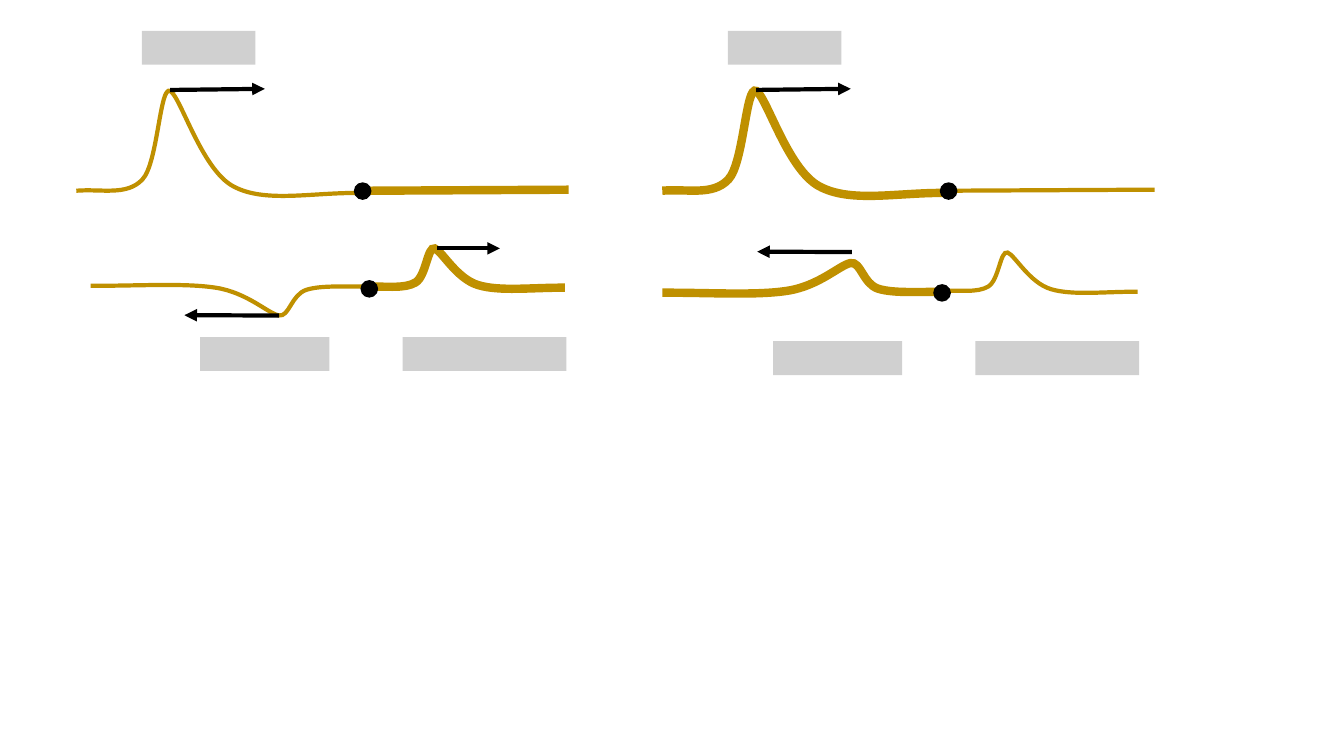
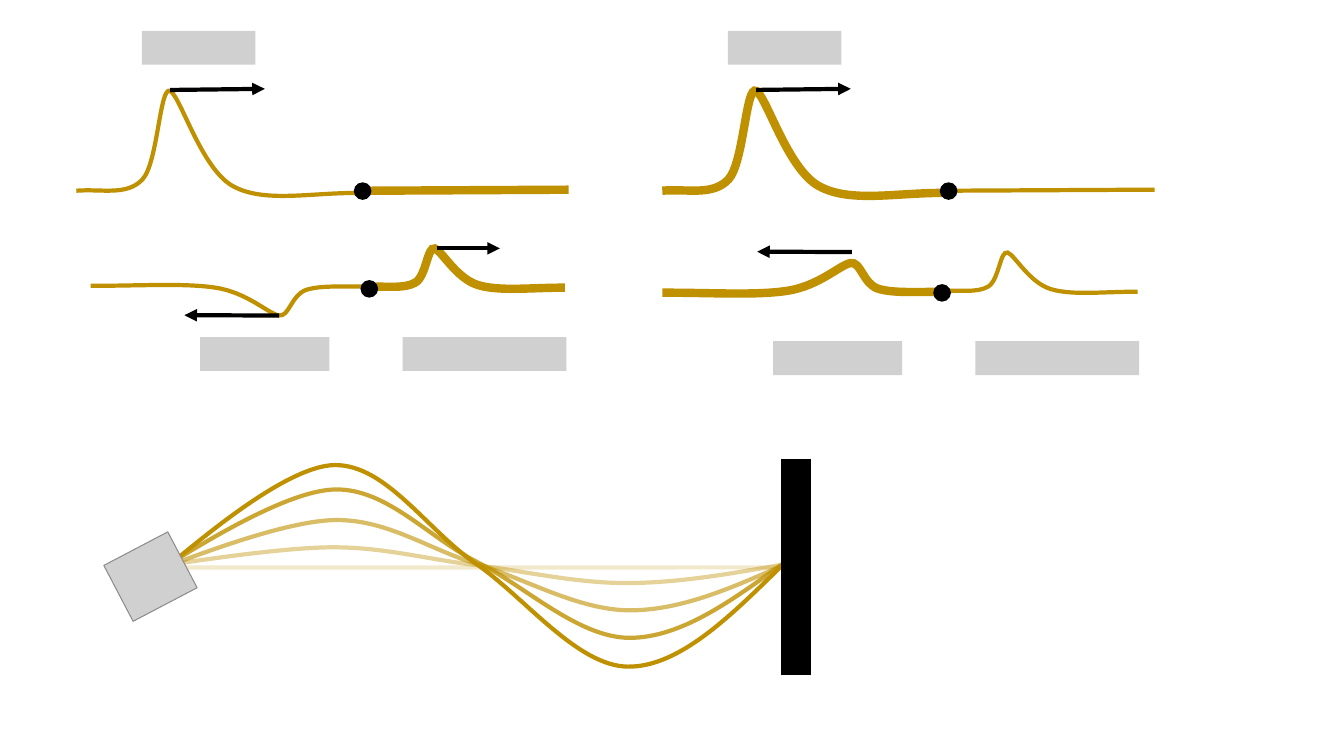
Before and after one commit to OSTP/PhysicsArtofModelling, a slide deck: slide 13 of tex/figures/Waves/Figures.pptx. Drawn at 1344x756 pixels with LibreOffice and Linux fonts; fonts in the diff are those of the drawing; grey boxes stand for pictures. Boxes give left, top, right and bottom in pixels: in the first picture for what was removed or moved away, otherwise in the second. Text is boxed around its words. In the diff, an @@ line names an element or a change of style, - is before the commit and + after.

```diff
--- a/tex/figures/Waves/Figures.pptx
+++ b/tex/figures/Waves/Figures.pptx
@@ group added at (104, 462, 810, 674): 4 freeform shapes, 1 line, 1 picture, 1 rectangle @@
```
Also in this commit, not shown: 5 other files.
